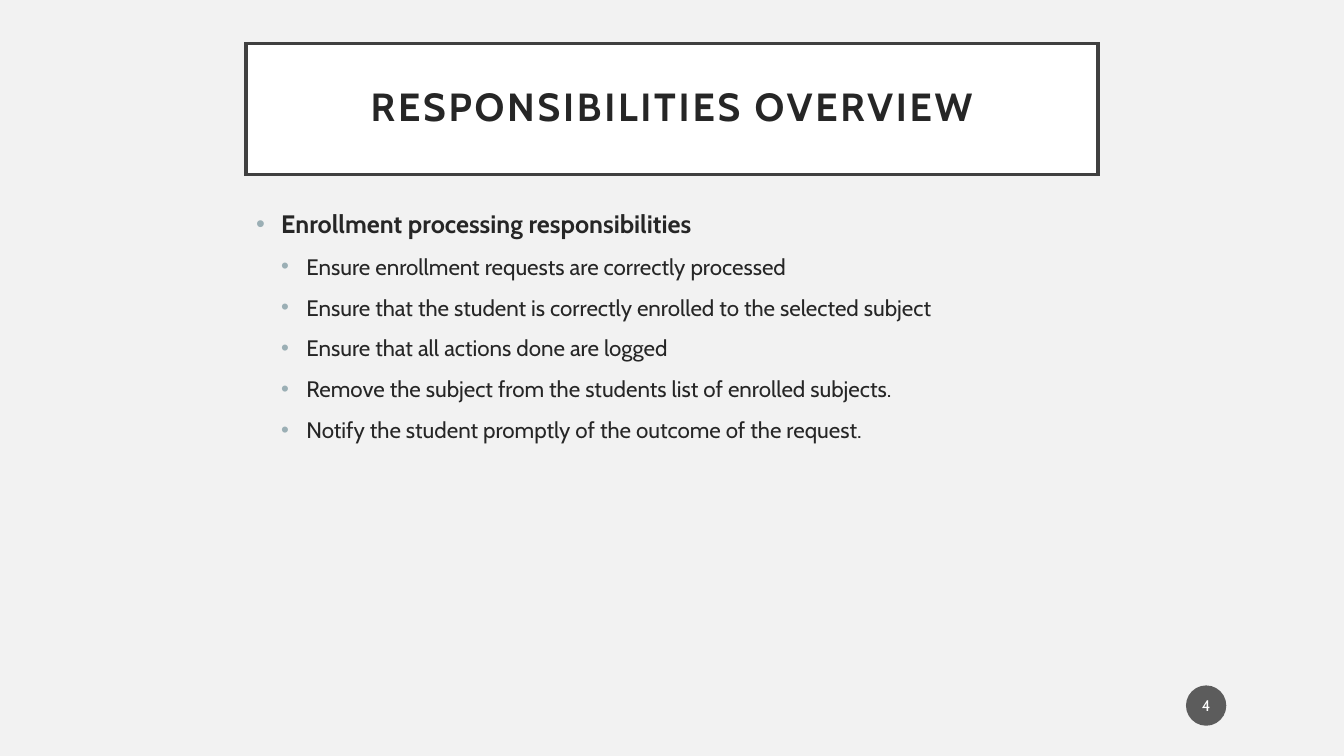
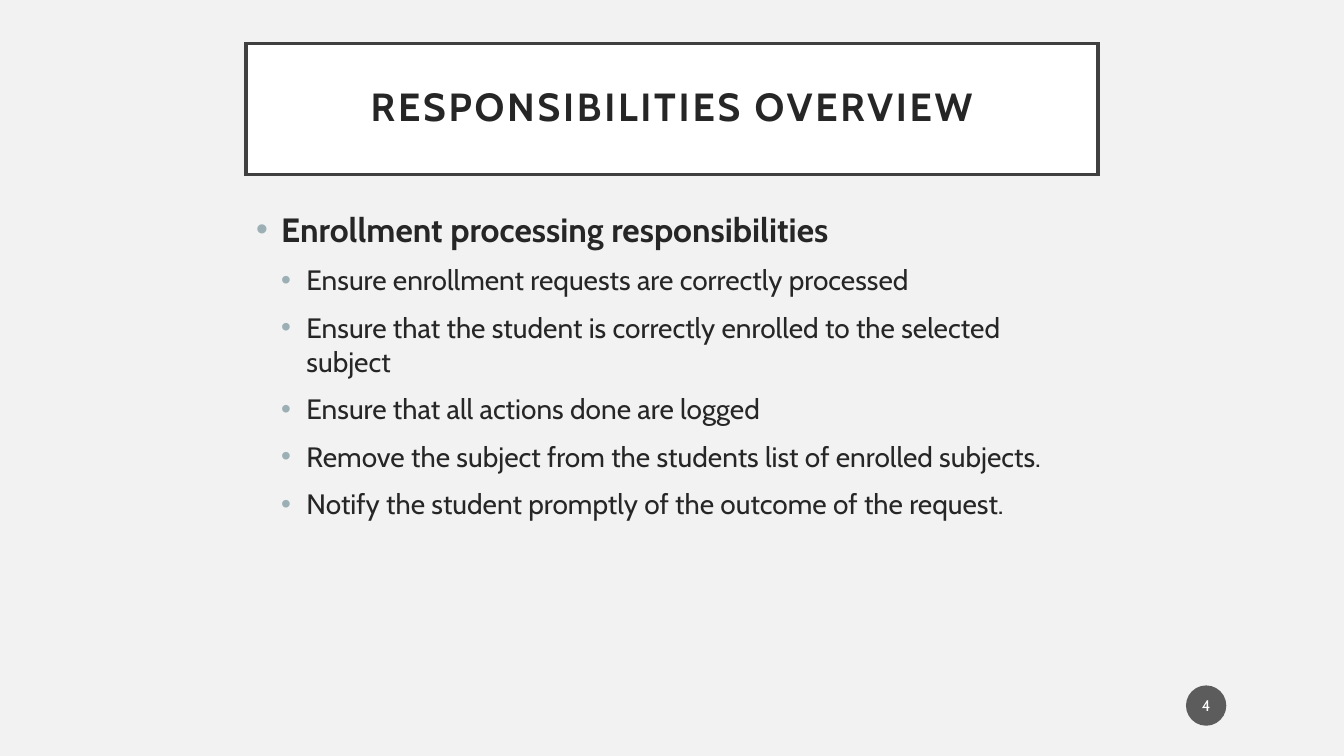
Before and after one commit to XMON3R/ArchitekturyENR1, a slide deck: slide 4 of ENR1 – Enrollment system.pptx. Drawn at 1344x756 pixels with LibreOffice and Linux fonts; fonts in the diff are those of the drawing. Boxes give left, top, right and bottom in pixels: in the first picture for what was removed or moved away, otherwise in the second. Text is boxed around its words. In the diff, an @@ line names an element or a change of style, - is before the commit and + after.

Commit message:
larger feature text

```diff
--- a/ENR1 – Enrollment system.pptx
+++ b/ENR1 – Enrollment system.pptx
@@ text "Enrollment processing responsibilities" at (281,216,1041,521): size 18 to 24 pt in "Enrollment processing responsibilities"; size 16 to 20 pt in "Ensure enrollment requests are correctly processed", "Ensure that the student is correctly enrolled ...", "Ensure that all actions done are logged", "Remove the subject from the students list ..." and 1 more places @@
```
Also in this commit, not shown: 4 other slides changed.
